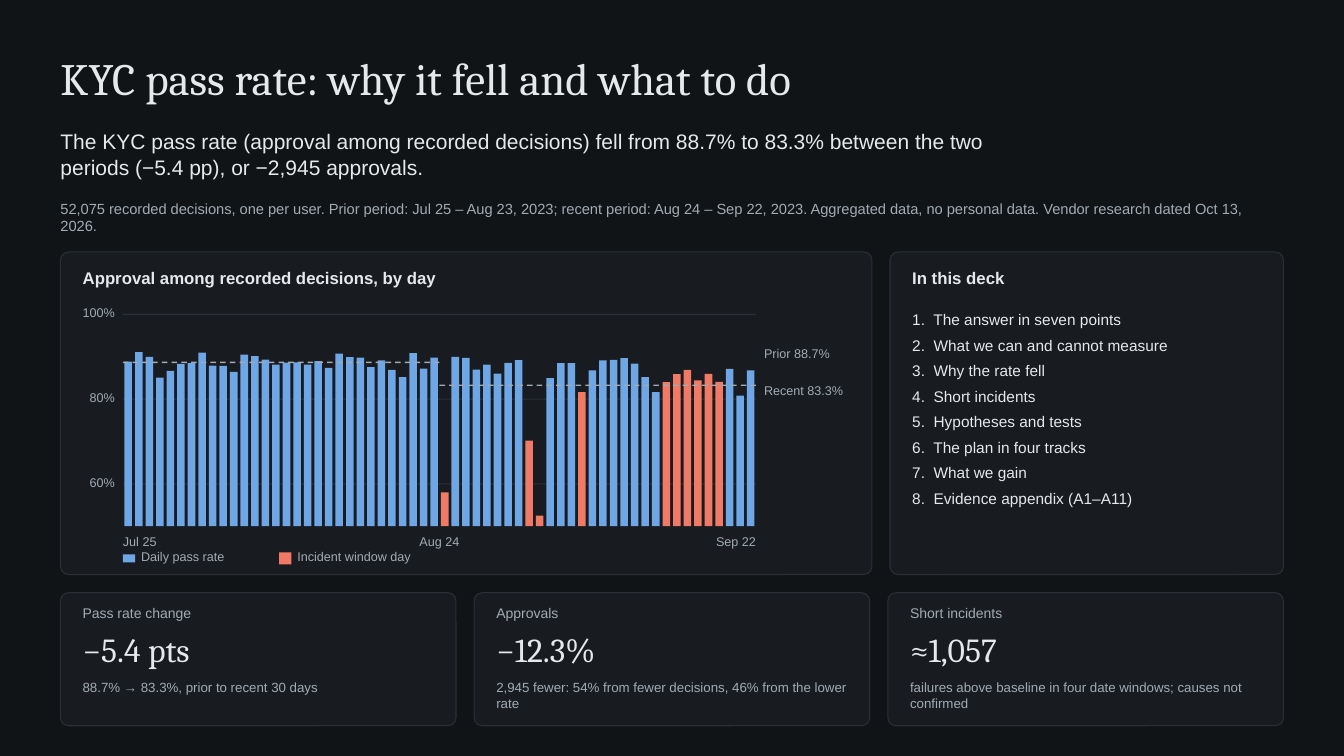
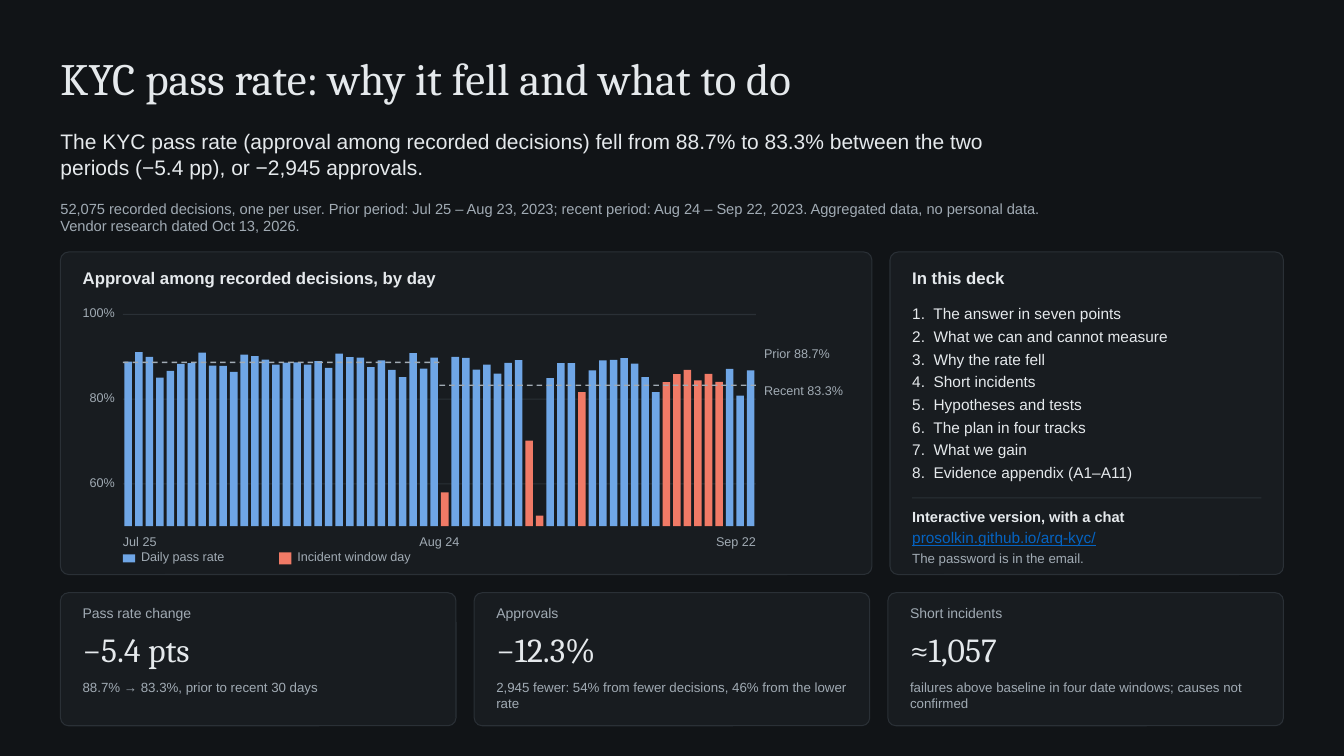
Before and after one commit to prosolkin/arq-kyc, a slide deck: slide 1 of analysis/export/kyc-approval-deck.pptx. Drawn at 1344x756 pixels with LibreOffice and Linux fonts; fonts in the diff are those of the drawing. Boxes give left, top, right and bottom in pixels: in the first picture for what was removed or moved away, otherwise in the second. Text is boxed around its words. In the diff, an @@ line names an element or a change of style, - is before the commit and + after.

```diff
--- a/analysis/export/kyc-approval-deck.pptx
+++ b/analysis/export/kyc-approval-deck.pptx
@@ text at <box>60,203,1039,233</box>: text changed @@
-52,075 recorded decisions, one per user. Prior period: Jul 25 – Aug 23, 2023; recent period: Aug 24 – Sep 22, 2023. Aggregated data, no personal data. Vendor research dated Oct 13, 2026.
+52,075 recorded decisions, one per user. Prior period: Jul 25 – Aug 23, 2023; recent period: Aug 24 – Sep 22, 2023. Aggregated data, no personal data.
+Vendor research dated Oct 13, 2026.
@@ text "1. The answer in seven ..." at <box>912,308,1168,481</box>: less space between paragraphs @@
@@ line added from (912, 498) to (1261, 498), #2A3036 0.75 pt @@
@@ text added at <box>912,511,1125,566</box>, 10.5 pt, text #E5E9EC @@
+Interactive version, with a chat
+prosolkin.github.io/arq-kyc/
+The password is in the email.
```
Also in this commit, not shown: 5 other files.
